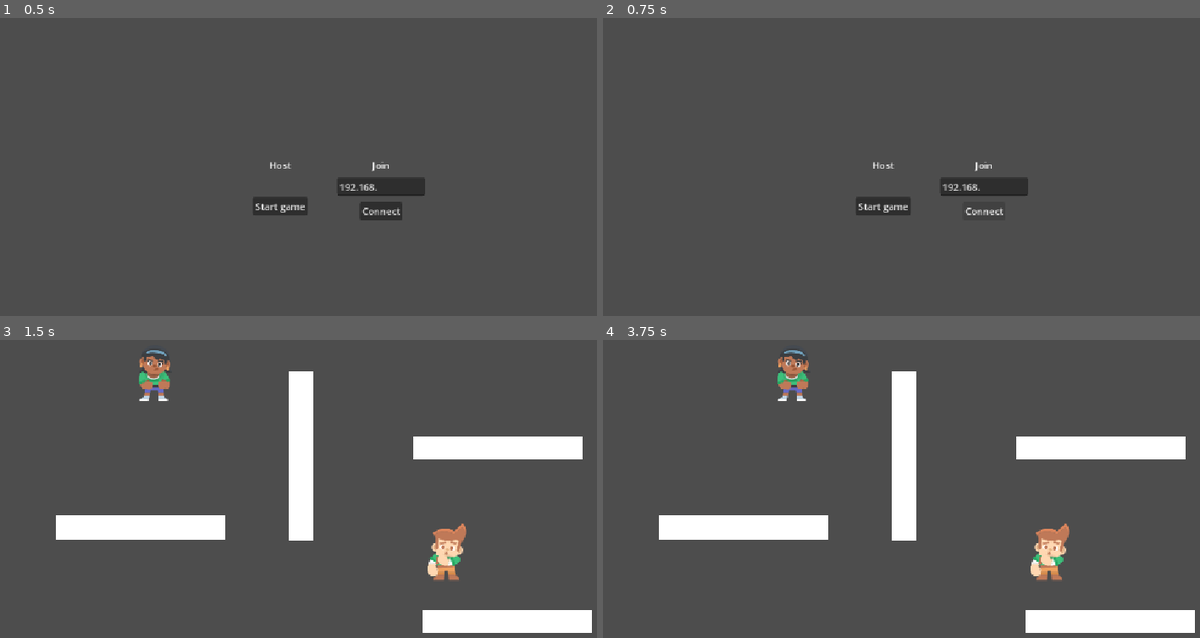
Above: before the commit, frames 1-4 (two rows, left to right).
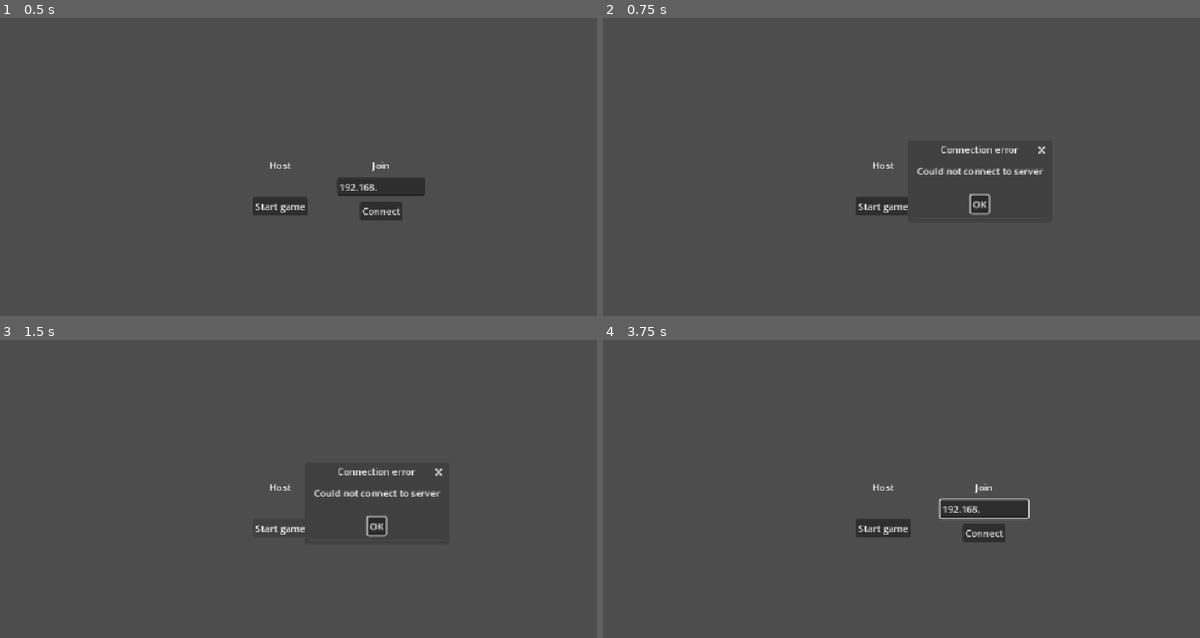
Above: after the commit, the same moments.

Repository: mgiuca/net-char-test
Game: Godot game, scene res://menu.tscn
Two runs of this game, one before a commit and one after it. Both use one fixed random seed, a clock stepped at 60 frames per second and the inputs below.
Inputs (mouse positions are in pixels of both pictures, inside the frame that each line leads up to):
- Up to frame 1 (0.5 s): no input
- Up to frame 2 (0.75 s): click "Connect" at 0.5 s
- Up to frame 3 (1.5 s): click "Start game" at 1.25 s
- Up to frame 4 (3.75 s): click (883, 527) at 2 s, where only the run after the commit has a clickable "Start game"; click (979, 527) at 2.75 s, where only the run after the commit has a clickable "OK"; hold Right (right) from 3.53 s (still down)

Frame 1 is identical in both runs. In frame 2, 0.8% of the frame differs, in the area x 52-75%, y 42-67%; in frame 3, 11%; in frame 4, 12%, in the area x 9-100%, y 3-99%.

Commit message:
Host and join.

Diff:
--- /dev/null
+++ b/globals.gd
@@ -0,0 +1,5 @@
+class_name Globals
+extends Object
+
+const PORT : int = 28744
+const MAX_CLIENTS : int = 1
--- a/menu.gd
+++ b/menu.gd
@@ -2,6 +2,8 @@
 
 @onready var lbl_my_ip : Label = %LblMyIP
 @onready var txt_join_ip : LineEdit = %TxtJoinIP
+
+@onready var accept_dialog : AcceptDialog = $AcceptDialog
 
 # Called when the node enters the scene tree for the first time.
 func _ready() -> void:
@@ -9,9 +11,30 @@
   pass
 
 func _on_btn_host_pressed() -> void:
+  print('Hosting game')
+  var peer := ENetMultiplayerPeer.new()
+  var e := peer.create_server(Globals.PORT, Globals.MAX_CLIENTS)
+  if e != Error.OK:
+    show_dialog('Connection error', 'Could not connect to server')
+    return
+
+  multiplayer.multiplayer_peer = peer
   get_tree().change_scene_to_file('res://level.tscn')
 
 func _on_btn_join_pressed() -> void:
   var ip := txt_join_ip.text
   print('Attempting to connect to %s' % ip)
-  # TODO
+
+  var peer := ENetMultiplayerPeer.new()
+  var e := peer.create_client(ip, Globals.PORT)
+  if e != Error.OK:
+    show_dialog('Connection error', 'Could not connect to server')
+    return
+
+  multiplayer.multiplayer_peer = peer
+  get_tree().change_scene_to_file('res://level.tscn')
+
+func show_dialog(title: String, message: String) -> void:
+  accept_dialog.title = title
+  accept_dialog.dialog_text = message
+  accept_dialog.show()
--- a/menu.tscn
+++ b/menu.tscn
@@ -70,5 +70,9 @@
 tooltip_text = "Join a game at the above IP address."
 text = "Connect"
 
+[node name="AcceptDialog" type="AcceptDialog" parent="." unique_id=1015151537]
+title = ""
+initial_position = 2
+
 [connection signal="pressed" from="HBoxContainer/VbxHost/BtnHost" to="." method="_on_btn_host_pressed"]
 [connection signal="pressed" from="HBoxContainer/VbxJoin/BtnJoin" to="." method="_on_btn_join_pressed"]
Not shown, added: globals.gd.uid
